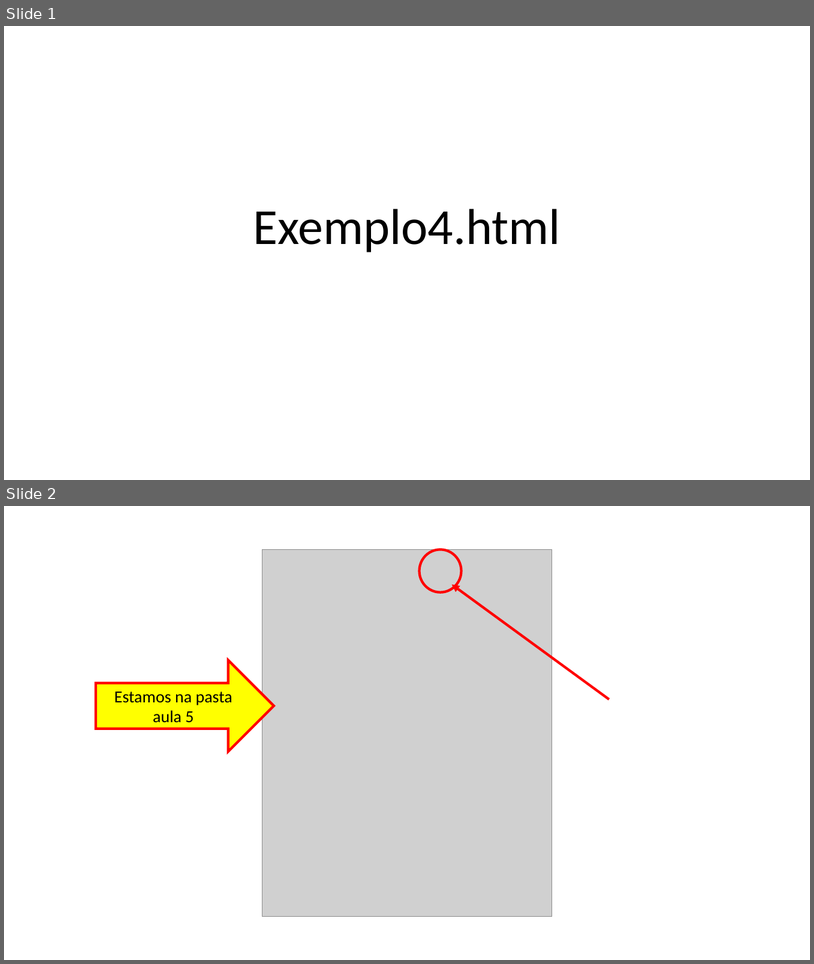
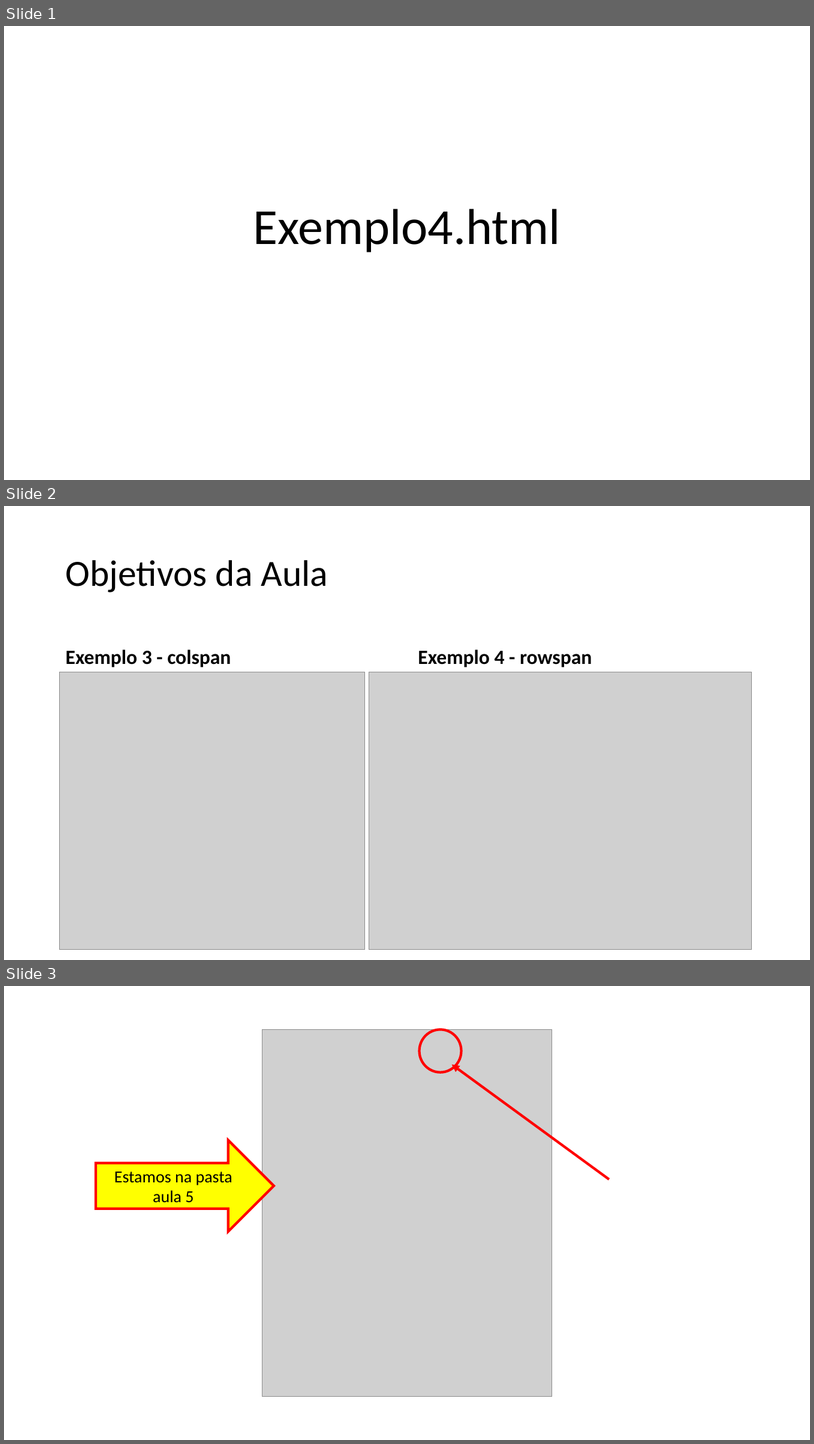
Before and after one commit to guilhermehsouza/AulaHTML, a slide deck: Aula 05 - Exemplo 4.pptx. Shown one above the other, each under a label of ours: slides 1 and 2 before the commit, slides 1, 2 and 3 after it. The pictures are 814x964 and 814x1444 pixels, drawn with LibreOffice and Linux fonts; fonts in the diff are those of the drawing; grey boxes stand for pictures. Boxes give left, top, right and bottom in pixels: in the first picture for what was removed or moved away, otherwise in the second. Text is boxed around its words. In the diff, an @@ line names an element or a change of style, - is before the commit and + after.

```diff
--- a/Aula 05 - Exemplo 4.pptx
+++ b/Aula 05 - Exemplo 4.pptx
@@ slide 2 added at (x1=4, y1=506, x2=810, y2=960), background #FFFFFF @@
@@ title added at (x1=66, y1=560, x2=329, y2=592), 44 pt, text #000000 @@
+Objetivos da Aula
@@ text added at (x1=66, y1=649, x2=231, y2=667), 24 pt, text #000000, bold @@
+Exemplo 3 - colspan
@@ text added at (x1=418, y1=649, x2=592, y2=667), 24 pt, text #000000, bold @@
+Exemplo 4 - rowspan
@@ picture added at (x1=59, y1=672, x2=365, y2=949) @@
@@ picture added at (x1=369, y1=672, x2=752, y2=949) @@
@@ what was slide 2 is now slide 3 @@
```
Also in this commit, not shown: 2 other slides added, 2 slides removed, 1 other file.
